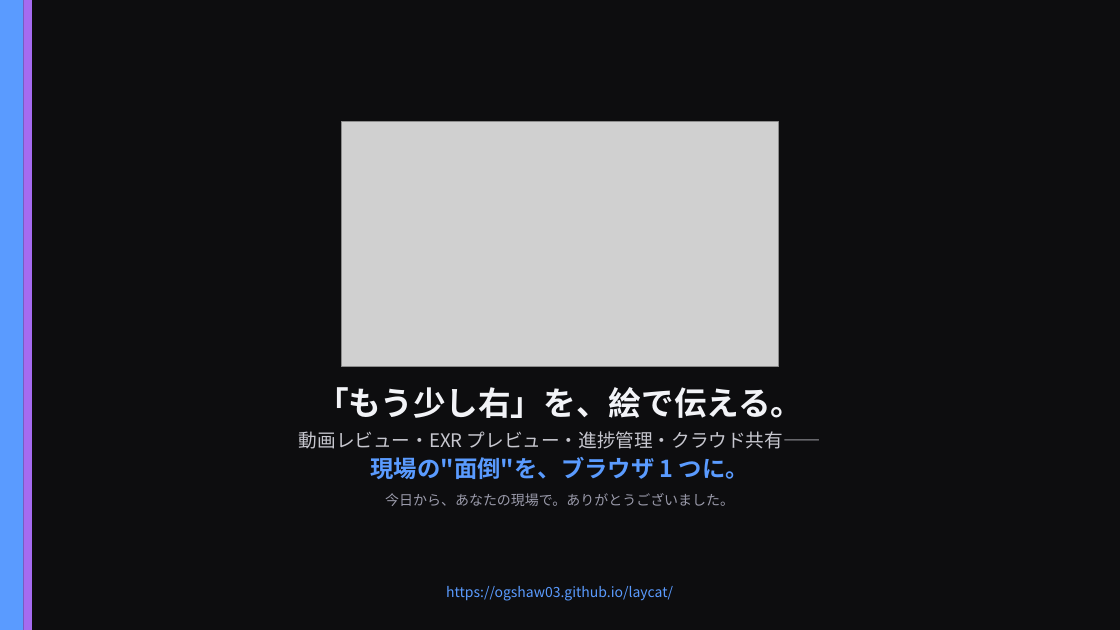
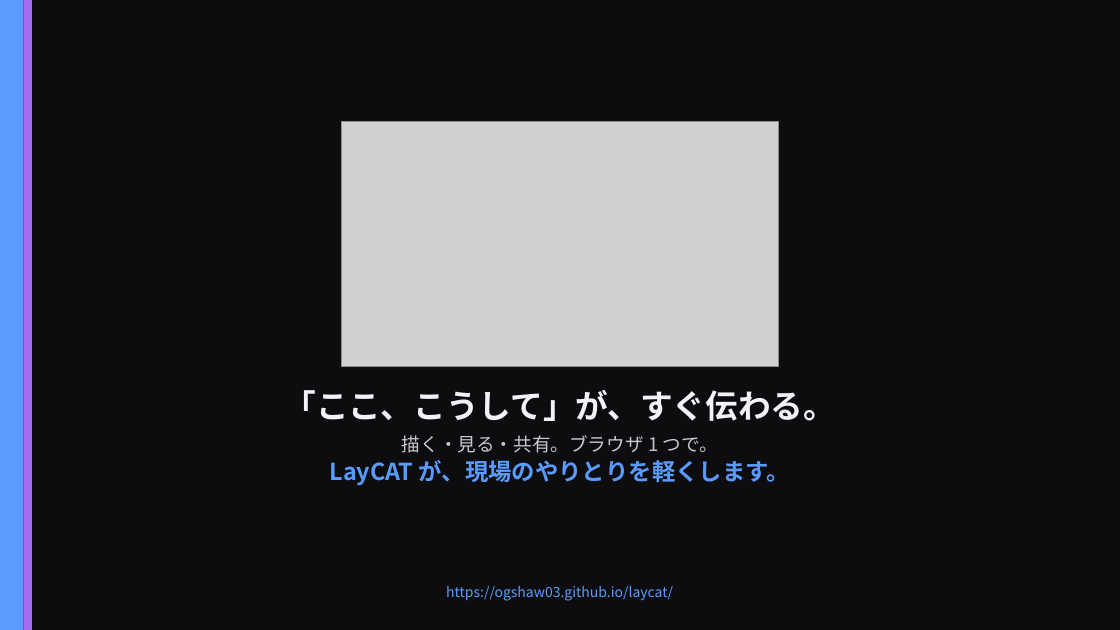
Before and after one commit to ogshaw03/lay_cat, a slide deck: slide 16 of LayCAT_紹介プレゼン.pptx. Drawn at 1120x630 pixels with LibreOffice and Linux fonts; fonts in the diff are those of the drawing; grey boxes stand for pictures. Boxes give left, top, right and bottom in pixels: in the first picture for what was removed or moved away, otherwise in the second. Text is boxed around its words. In the diff, an @@ line names an element or a change of style, - is before the commit and + after.

```diff
--- a/LayCAT_紹介プレゼン.pptx
+++ b/LayCAT_紹介プレゼン.pptx
@@ text at [284, 390, 836, 486]: text changed; size 16 to 20 pt; text colour #C7C7CF to #5A9BFF; bold on @@
-「もう少し右」を、絵で伝える。
-動画レビュー・EXR プレビュー・進捗管理・クラウド共有——
-現場の"面倒"を、ブラウザ 1 つに。
-今日から、あなたの現場で。ありがとうございました。
+「ここ、こうして」が、すぐ伝わる。
+描く・見る・共有。ブラウザ 1 つで。
+LayCAT が、現場のやりとりを軽くします。
```
